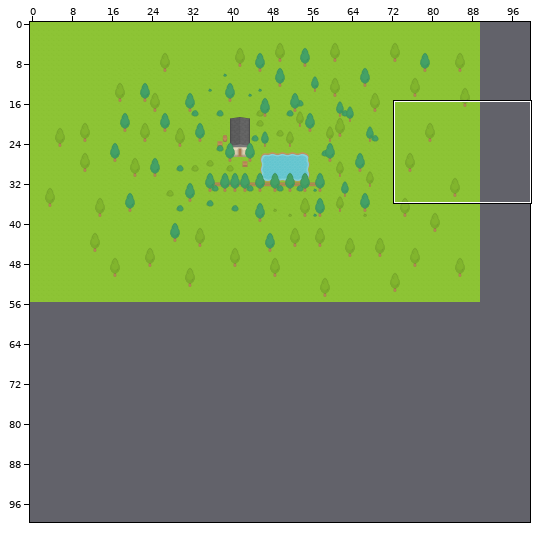
Tiled map: android/assets/map.tmx. The first picture is a wide view before the edit; the outline marks the close-up.
Close-up. Before the edit:
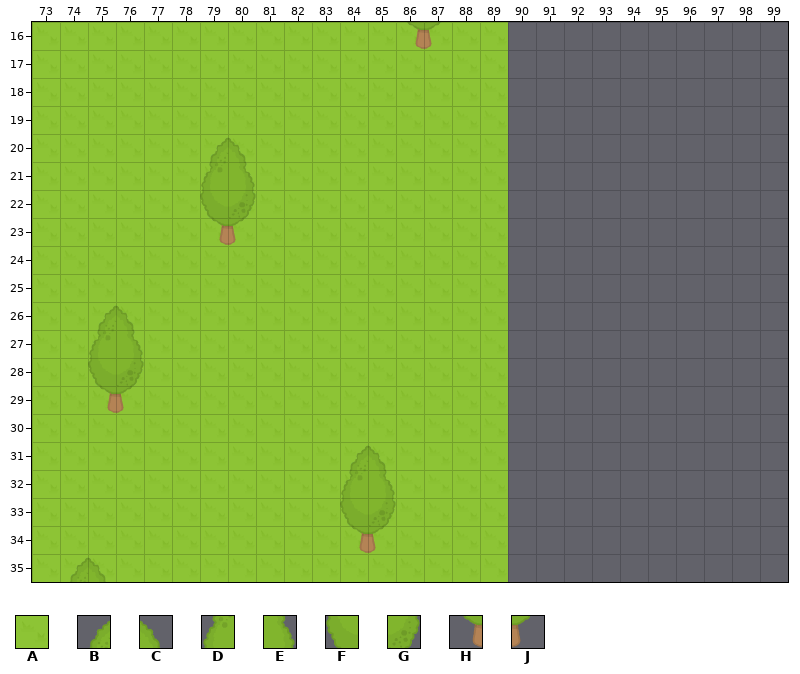
Cells are 32x32 px. Shown: x 73..99, y 16..35. The commit also changed other parts of the map, which this record leaves out. The old version is drawn lined up with the new one.
Key: from "spritesheet_32": A 7, B 800, C 801, D 840, E 841, F 880, G 881, H 920, J 921.
_ is an empty cell.
Layers that did not change in this view are not listed.
Layer "Tile Layer 1" before, first column x 88:
16 AA__________
17 AA__________
18 AA__________
19 AA__________
20 AA__________
21 AA__________
22 AA__________
23 AA__________
24 AA__________
25 AA__________
26 AA__________
27 AA__________
28 AA__________
29 AA__________
30 AA__________
31 AA__________
32 AA__________
33 AA__________
34 AA__________
35 AA__________
Layer "Tile Layer 3" before, first column x 73:
16 _____________HJ____________
17 ___________________________
18 ___________________________
19 ___________________________
20 ______BC___________________
21 ______DE___________________
22 ______FG___________________
23 ______HJ___________________
24 ___________________________
25 ___________________________
26 __BC_______________________
27 __DE_______________________
28 __FG_______________________
29 __HJ_______________________
30 ___________________________
31 ___________BC______________
32 ___________DE______________
33 ___________FG______________
34 ___________HJ______________
35 _BC________________________
After:
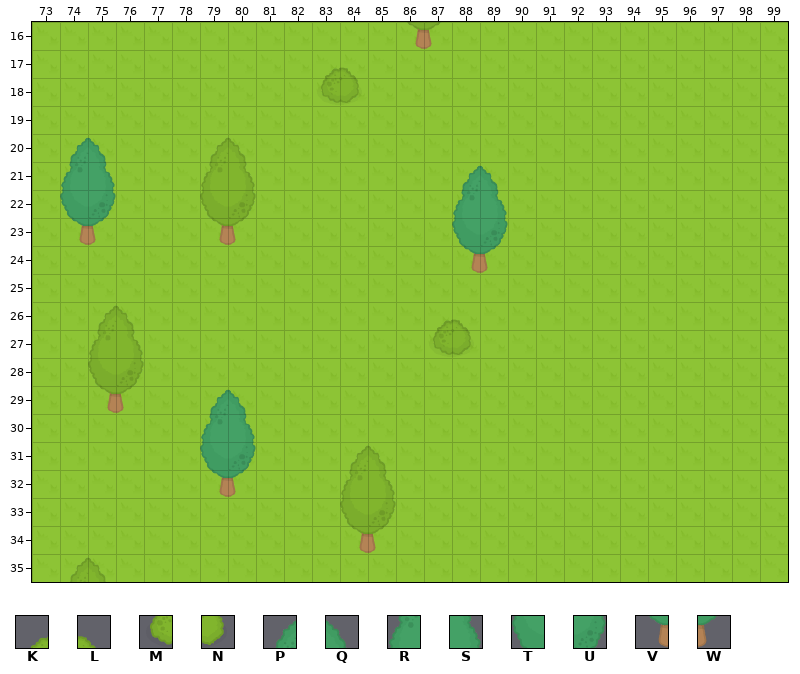
Further tiles: from "spritesheet_32": K 720, L 721, M 760, N 761, P 808, Q 809, R 848, S 849, T 888, U 889, V 928, W 929.
The exact change:
map size 90x56 -> 100x100 cells
Layer "Tile Layer 1":
y 16..35: x 90..99 __________ -> AAAAAAAAAA
Layer "Tile Layer 3":
y 20: x 74..75 __ -> PQ
y 21: x 74..75 __ -> RS; x 88..89 __ -> PQ
y 22: x 74..75 __ -> TU; x 88..89 __ -> RS
y 23: x 74..75 __ -> VW; x 88..89 __ -> TU
y 24: x 88..89 __ -> VW
y 29: x 79..80 __ -> PQ
y 30: x 79..80 __ -> RS
y 31: x 79..80 __ -> TU
y 32: x 79..80 __ -> VW
Layer "Tile Layer 4":
y 17: x 83..84 __ -> KL
y 18: x 83..84 __ -> MN
y 26: x 87..88 __ -> KL
y 27: x 87..88 __ -> MN
